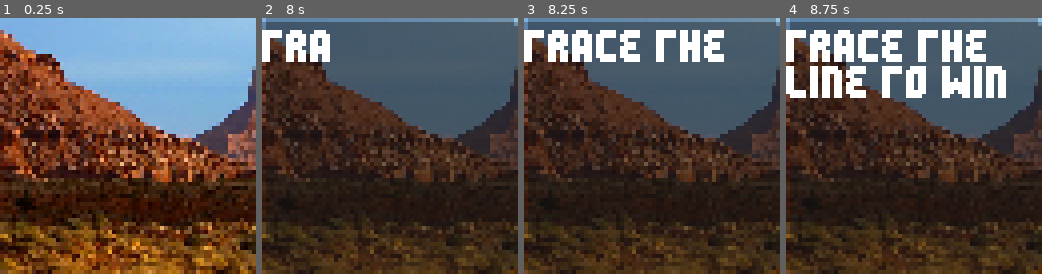
Above: before the commit, frames 1-4 (left to right).
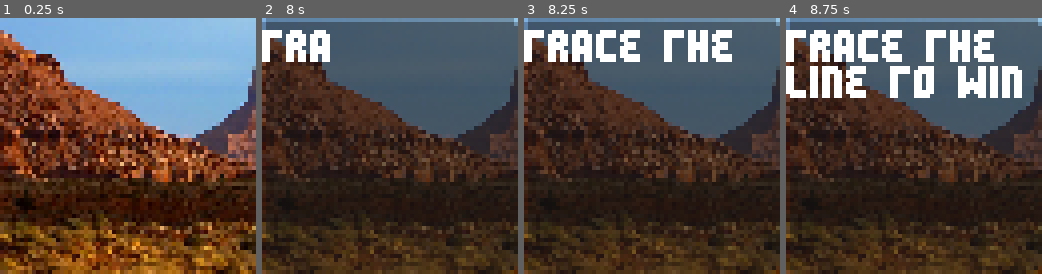
Above: after the commit, the same moments.

Repository: SnekOfSpice/lowrezjam-2025-2
Game: Godot game, scene res://main_menu.tscn
Same seed, same stepped clock (60 frames per second), same inputs: the game is played once before the commit and once after it.
Inputs (mouse positions are in pixels of both pictures, inside the frame that each line leads up to):
- Up to frame 1 (0.25 s): no input
- Up to frame 2 (8 s): tap Enter at 0.5, 2, 4.25 s; move the mouse to (446, 133) at 0.52 s; tap Space at 1.25, 3.5, 5 s; move the mouse to (338, 158) at 1.27 s; move the mouse to (415, 89) at 2.02 s; move the mouse to (377, 197) at 2.77 s; move the mouse to (466, 184) at 3.52 s; move the mouse to (313, 107) at 4.27 s; move the mouse to (402, 146) at 5.02 s; move the mouse to (351, 82) at 5.77 s; move the mouse to (446, 133) at 6.52 s; move the mouse to (338, 158) at 7.27 s
- Up to frame 3 (8.25 s): move the mouse to (677, 89) at 8.02 s
- Up to frame 4 (8.75 s): no input

Frames 1-2 are identical in both runs. In frame 3, 2.3% of the frame differs, in the area x 51-82%, y 4-18%; in frame 4, 6.3%, in the area x 37-93%, y 4-32%.

Commit message:
more fixes

Diff:
--- a/game/autoload/game_mode.gd
+++ b/game/autoload/game_mode.gd
@@ -42,6 +42,7 @@
 var highest_unlocked_level := 0
 
 func _ready() -> void:
+	DisplayServer.window_set_mode(DisplayServer.WINDOW_MODE_MAXIMIZED)
 	var config = ConfigFile.new()
 
 	var err = config.load(SAVEGAME_PATH)
--- a/game/autoload/sound.gd
+++ b/game/autoload/sound.gd
@@ -7,14 +7,14 @@
 	set_muted(false)
 
 func set_fx_ratio(ratio:float):
-	$BGMNoFX.volume_linear = 1.0 - ratio
-	$BGMFX.volume_linear = ratio
-	$Noise.volume_linear = 0
+	$BGMFX.set_volume_linear(ratio)
+	$BGMNoFX.set_volume_linear(clamp($BGMNoFX.volume_linear - ratio, 0, 1))
+	$Noise.set_volume_linear($Noise.volume_linear)
 
 func set_noise(ratio:float):
-	$BGMNoFX.volume_linear = 0
-	$BGMFX.volume_linear = 1.0 - ratio
-	$Noise.volume_linear = ratio
+	$BGMNoFX.set_volume_linear($BGMNoFX.volume_linear)
+	$BGMFX.set_volume_linear(clamp($BGMFX.volume_linear - ratio, 0, 1))
+	$Noise.set_volume_linear(ratio)
 
 func set_muted(muted:bool):
 	var music_bus_index := AudioServer.get_bus_index("Music")
--- a/game/autoload/sound.tscn
+++ b/game/autoload/sound.tscn
@@ -11,11 +11,14 @@
 [node name="BGMNoFX" type="AudioStreamPlayer" parent="."]
 stream = ExtResource("2_5tt2k")
 autoplay = true
+bus = &"Music"
 
 [node name="BGMFX" type="AudioStreamPlayer" parent="."]
 stream = ExtResource("3_pic72")
 autoplay = true
+bus = &"Music"
 
 [node name="Noise" type="AudioStreamPlayer" parent="."]
 stream = ExtResource("4_5tt2k")
 autoplay = true
+bus = &"Music"
--- a/game/src/stencil/stencil.gd
+++ b/game/src/stencil/stencil.gd
@@ -29,7 +29,6 @@
 	if last_pos != mouse_pos and not visited_pixels.has(mouse_pos):
 		emit_signal("entered_pixel", mouse_pos)
 		visited_pixels.append(mouse_pos)
-		#print("added" , mouse_pos)
 
 	var dist = mouse_pos.distance_to(marker_pos)
 	if dist <= 1:
@@ -44,4 +43,3 @@
 		$StartMarker.modulate.a = 1
 
 	last_pos = mouse_pos
-	#printt(mouse_pos, marker_pos, visited_pixels.size())
--- a/main.gd
+++ b/main.gd
@@ -43,6 +43,9 @@
 var time_left := TIME_PER_LEVEL
 
 func _ready() -> void:
+	Sound.set_noise(0)
+	Sound.set_fx_ratio(0)
+	Sound.set_muted(false)
 	%Notification.visible_characters = 0
 	%NotifBacking.modulate.a = 0
 	%TimeAttackLabel.visible = GameMode.mode == GameMode.Mode.TimeAttack
@@ -61,7 +64,7 @@
 	$Background.texture = load("res://game/levels/%s/background.png" % level_name)
 
 	var noise_tex_path := "res://game/levels/%s/noise.png" % level_name
-	if ResourceLoader.exists(noise_tex_path):
+	if ResourceLoader.exists(noise_tex_path) and GameMode.mode == GameMode.Mode.Story:
 		$NoiseLayer.visible = true
 		%NoiseTex.texture = load(noise_tex_path)
 	else:
@@ -72,6 +75,7 @@
 		push_warning("Tried starting level %s but we only have %s levels" % [number, GameMode.LEVELS.size()])
 		return
 
+	level_time = 0
 	if GameMode.mode == GameMode.Mode.Story:
 		var fx_ratio := float(number - fx_start_level + 1) / float(fx_end_level - fx_start_level + 1)
 		fx_ratio = clampf(fx_ratio, 0, 1)
@@ -197,7 +201,7 @@
 	Sound.play_sfx("horn")
 
 	if GameMode.mode == GameMode.Mode.Story:
-		GameMode.highest_unlocked_level = max(level_counter, GameMode.highest_unlocked_level)
+		GameMode.set_highest_unlocked_level(max(level_counter, GameMode.highest_unlocked_level))
 
 	# calculate results
 	var missed_pixels := []
--- a/main.tscn
+++ b/main.tscn
@@ -32,10 +32,6 @@
 texture = ExtResource("2_1bvp3")
 centered = false
 
-[node name="LevelContainer" type="Node2D" parent="."]
-unique_name_in_owner = true
-position = Vector2(32, 32)
-
 [node name="NoiseLayer" type="CanvasLayer" parent="."]
 
 [node name="NoiseTex" type="TextureRect" parent="NoiseLayer"]
@@ -47,6 +43,12 @@
 grow_horizontal = 2
 grow_vertical = 2
 texture = ExtResource("4_7mycd")
+
+[node name="CanvasLayer2" type="CanvasLayer" parent="."]
+
+[node name="LevelContainer" type="Node2D" parent="CanvasLayer2"]
+unique_name_in_owner = true
+position = Vector2(32, 32)
 
 [node name="UILayer" type="CanvasLayer" parent="."]
 
Not shown, added: export_presets.cfg
Binary file changed: game/visuals/font/ciceronesans.ttf
Not shown, changed: .gitignore
